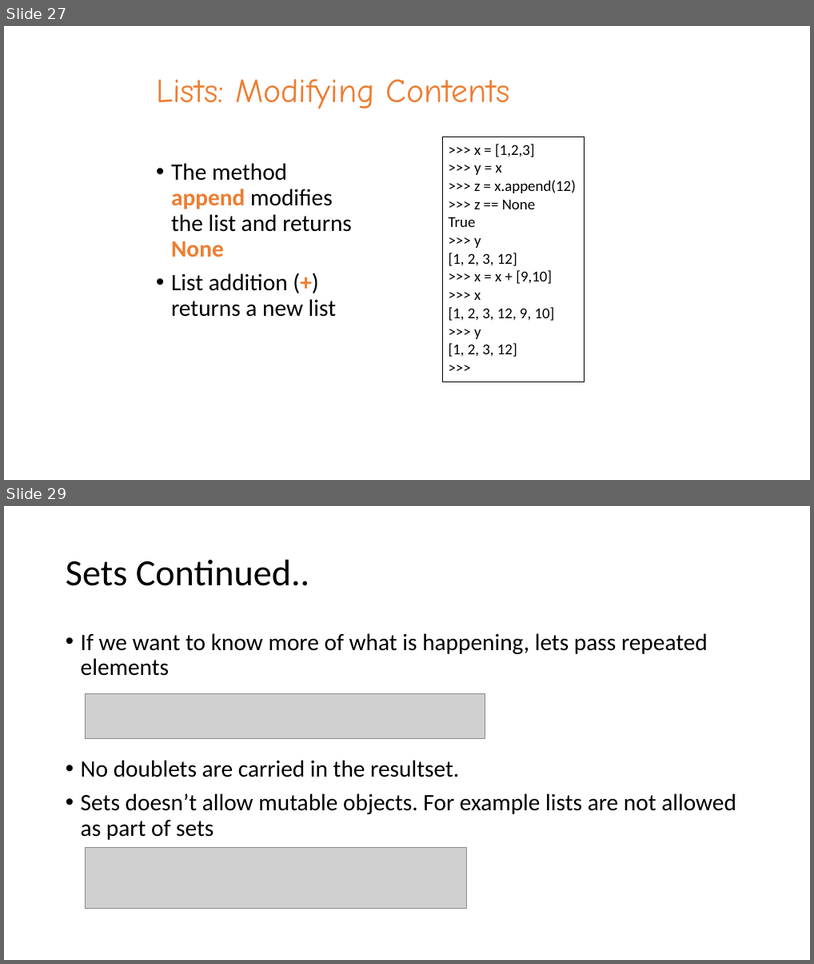
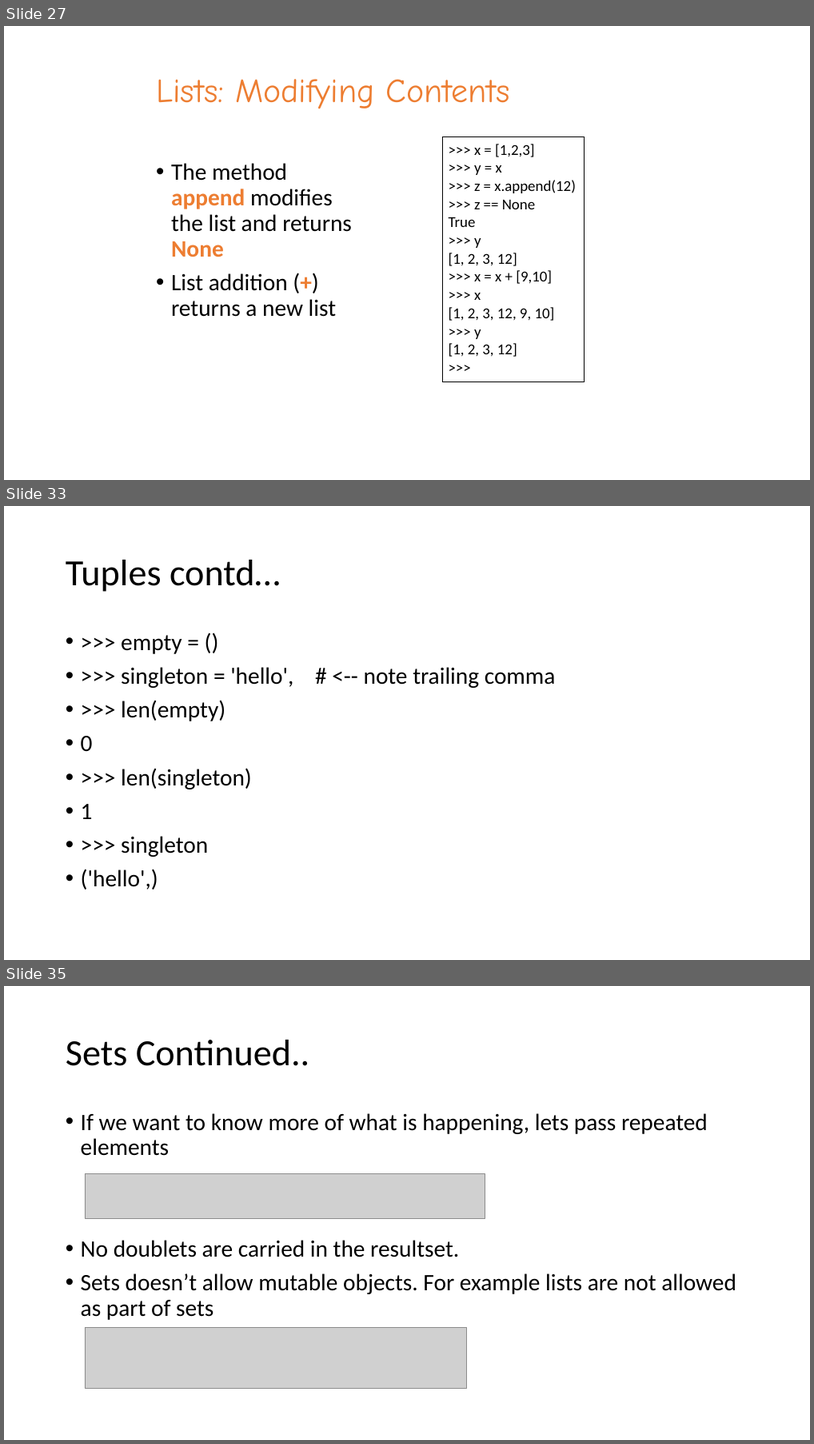
Before and after one commit to harry1180/python_basics, a slide deck: Introduction to Python.pptx. Shown one above the other, each under a label of ours: slides 27 and 29 before the commit, slides 27, 33 and 35 after it; the slides between them are not shown. The pictures are 814x964 and 814x1444 pixels, drawn with LibreOffice and Linux fonts; fonts in the diff are those of the drawing; grey boxes stand for pictures. Boxes give left, top, right and bottom in pixels: in the first picture for what was removed or moved away, otherwise in the second. Text is boxed around its words. In the diff, an @@ line names an element or a change of style, - is before the commit and + after.

```diff
--- a/Introduction to Python.pptx
+++ b/Introduction to Python.pptx
@@ slide 33 added at (4, 506, 810, 960), background #FFFFFF @@
@@ title added at (66, 560, 280, 592), 44 pt, text #000000 @@
+Tuples contd…
@@ text added at (81, 635, 556, 889), 28 pt, text #000000 @@
+• >>> empty = ()
+• >>> singleton = 'hello', # <-- note trailing comma
+• >>> len(empty)
+• 0
+• >>> len(singleton)
+• 1
+• >>> singleton
+• ('hello',)
@@ what was slide 29 is now slide 35 @@
```
Also in this commit, not shown: 1 slide changed, 7 other slides added, 1 other file.
